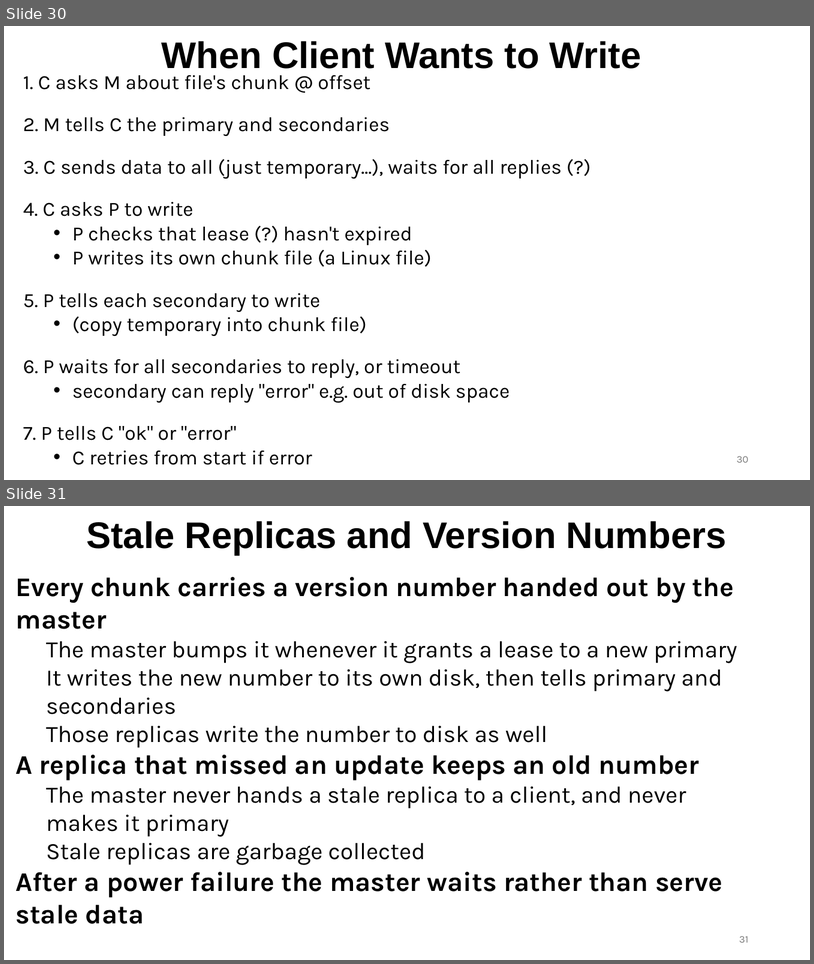
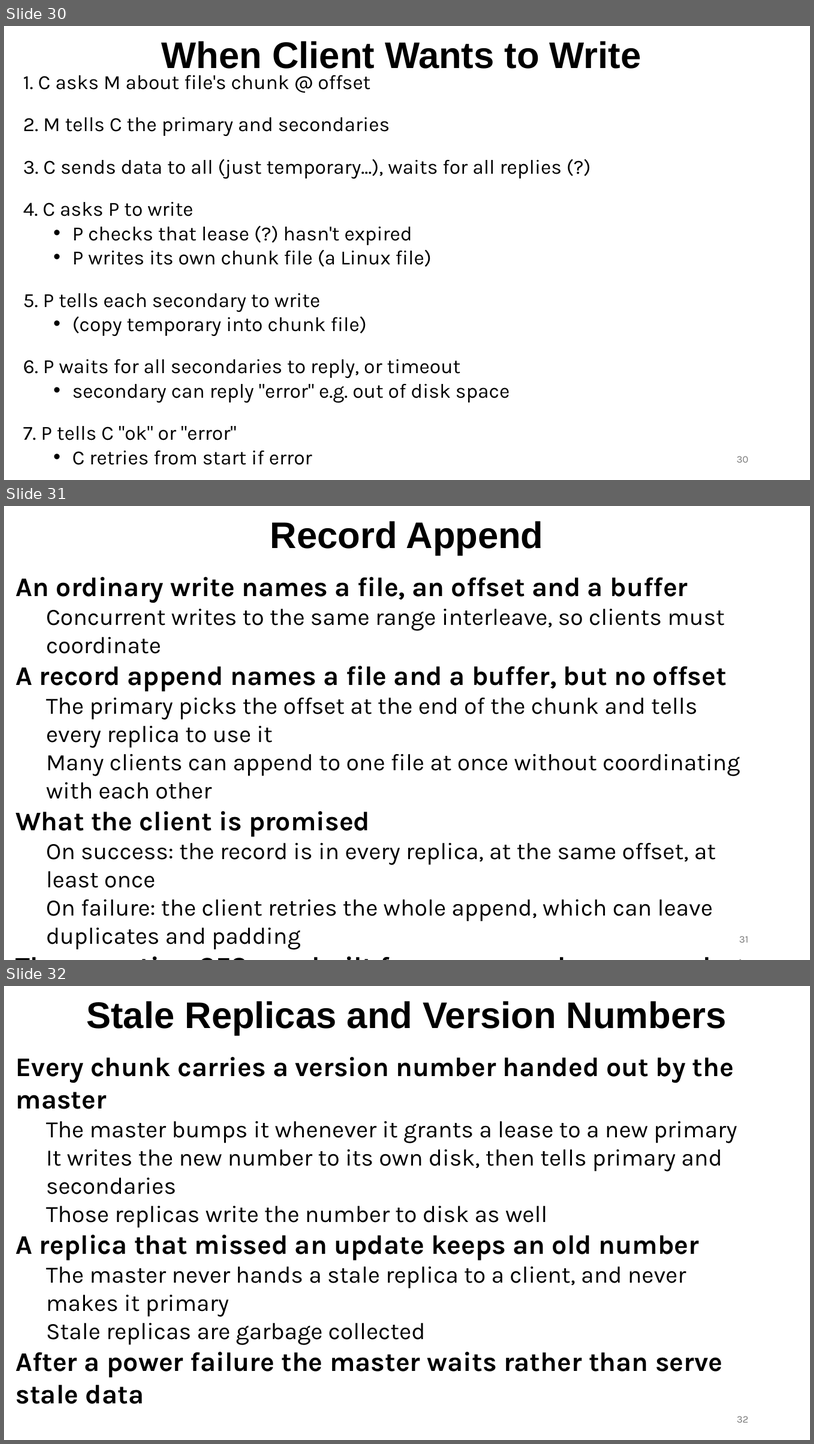
Before and after one commit to ec528/ec528.github.io, a slide deck: slides/fall26/4-gfs.pptx. Shown one above the other, each under a label of ours: slides 30 and 31 before the commit, slides 30, 31 and 32 after it. The pictures are 814x964 and 814x1444 pixels, drawn with LibreOffice and Linux fonts; fonts in the diff are those of the drawing. Boxes give left, top, right and bottom in pixels: in the first picture for what was removed or moved away, otherwise in the second. Text is boxed around its words. In the diff, an @@ line names an element or a change of style, - is before the commit and + after.

Commit message:
Clarify GFS replication tradeoff questions

```diff
--- a/slides/fall26/4-gfs.pptx
+++ b/slides/fall26/4-gfs.pptx
@@ slide 31 added at (4,506,810,960), background #FFFFFF @@
@@ title added at (270,521,544,555), 44 pt, text #000000, bold @@
+Record Append
@@ text added at (16,577,740,949), 28 pt, text #000000 @@
+An ordinary write names a file, an offset and a buffer
+Concurrent writes to the same range interleave, so clients must coordinate
+A record append names a file and a buffer, but no offset
+The primary picks the offset at the end of the chunk and tells every replica to use it
+Many clients can append to one file at once without coordinating with each other
+What the client is promised
+On success: the record is in every replica, at the same offset, at least once
+On failure: the client retries the whole append, which can leave duplicates and padding
+The operation GFS was built for: many producers, one log
@@ page number added at (740,936,749,942), 12 pt, text #797979 @@
+31
@@ what was slide 31 is now slide 32 @@
@@ page number at (737,1416,749,1422): text changed @@
-31
+32
```
Also in this commit, not shown: 4 slides changed.
